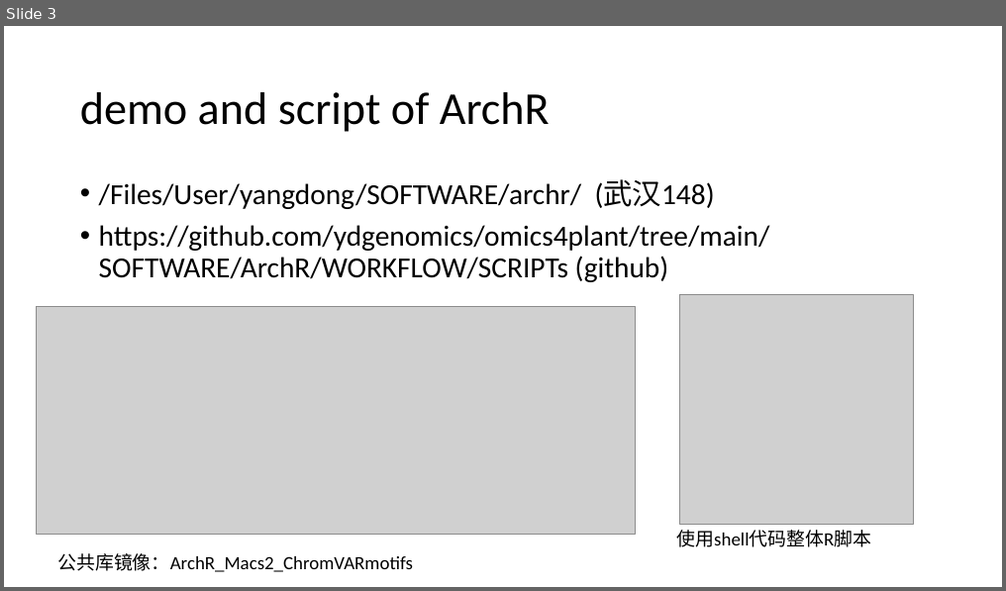
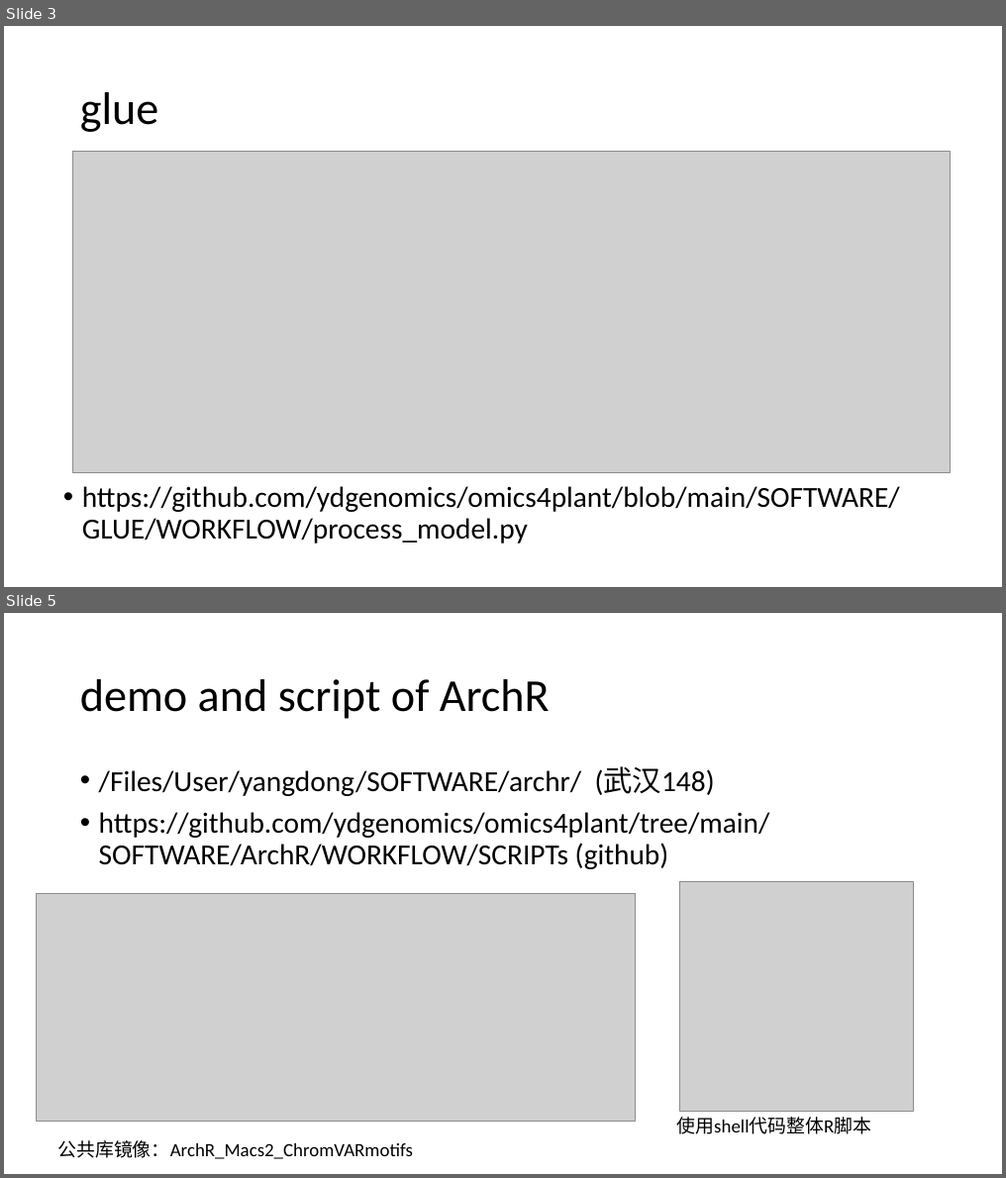
Before and after one commit to ydgenomics/omics4plant, a slide deck: SOFTWARE/ArchR/NOTEs/NOTE-archr/archr-atac.pptx. Shown one above the other, each under a label of ours: slide 3 before the commit, slides 3 and 5 after it; the slides between them are not shown. The pictures are 1006x591 and 1006x1178 pixels, drawn with LibreOffice and Linux fonts; fonts in the diff are those of the drawing; grey boxes stand for pictures. Boxes give left, top, right and bottom in pixels: in the first picture for what was removed or moved away, otherwise in the second. Text is boxed around its words. In the diff, an @@ line names an element or a change of style, - is before the commit and + after.

```diff
--- a/SOFTWARE/ArchR/NOTEs/NOTE-archr/archr-atac.pptx
+++ b/SOFTWARE/ArchR/NOTEs/NOTE-archr/archr-atac.pptx
@@ slide 3 added at box(4, 26, 1002, 587), background #FFFFFF @@
@@ title added at box(80, 92, 158, 132), 44 pt, text #000000 @@
+glue
@@ picture added at box(73, 151, 950, 472) @@
@@ text added at box(82, 486, 900, 544), 28 pt, text #000000 @@
+• https://github.com/ydgenomics/omics4plant/blob/main/SOFTWARE/GLUE/WORKFLOW/process_model.py
@@ what was slide 3 is now slide 5 @@
```
Also in this commit, not shown: 1 slide changed, 1 other slide added, 17 other files.
